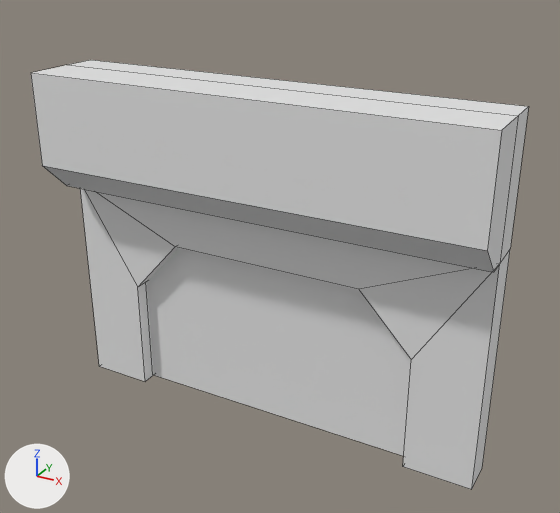
The FBX model TrimSheetShowOff/SourceContent/Environment/Props/Door/Door.fbx as it was, and as the next commit left it.
Rendered twice from a camera (50 mm lens) standing at (4.91, -8.9, 6.95) and looking at (0.27, -0.46, 2.74). The axes (+X, +Y, +Z) are drawn at lower left. The lights are the same throughout. Mesh edges are drawn as thin lines.

Names of what the first picture shows: 'Door'.
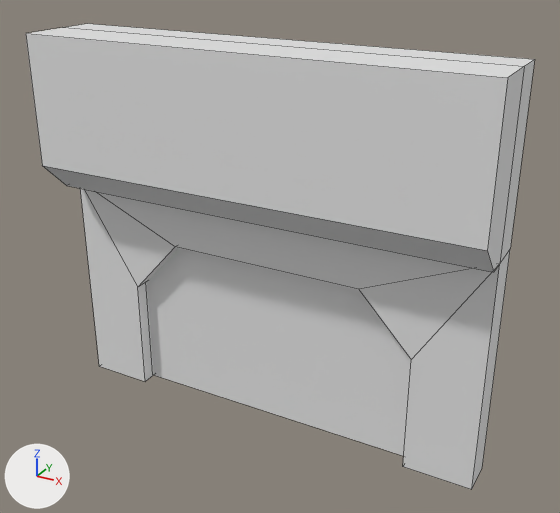
Patch to the scene script:
```diff
--- a/TrimSheetShowOff/SourceContent/Environment/Props/Door/Door.fbx.py
+++ b/TrimSheetShowOff/SourceContent/Environment/Props/Door/Door.fbx.py
@@ me_door @@
 me_door.from_pydata(...)  # 38 vertices, 35 faces; spans x -3.18..3.18, y -1.12..0.07, z 0.0..5.0
 # used by ob_door; location = (0.0, -0.07, 0.0)
 # before: 9 (-3.18, -0.43, 5.0) at pixel (66, 64), 11 (-3.18, 0.07, 5.0) at pixel (90, 59), 13 (3.18, -0.43, 5.0) at pixel (518, 115), 15 (3.18, 0.07, 5.0) at pixel (528, 106), 20 (-3.18, -1.12, 5.0) at pixel (30, 72)
 # before: 21 (3.18, -1.12, 5.0) at pixel (501, 130)
+# me_door part 1
+for i in [9, 11, 13, 15, 20, 21]: me_door.vertices[i].co += Vector((0.0, 0.0, 0.52))
```

Where the change shows, as pixel boxes (x1, y1, x2, y2) in the pictures (560 x 513 px; the box of a moved part takes in the faces that stretch with it):
'Door', reshaped (8% taller): before (31, 60, 529, 489); after (26, 24, 535, 489)
part 1 of me_door, moved or reshaped: before (31, 60, 529, 272); after (26, 24, 535, 272)
